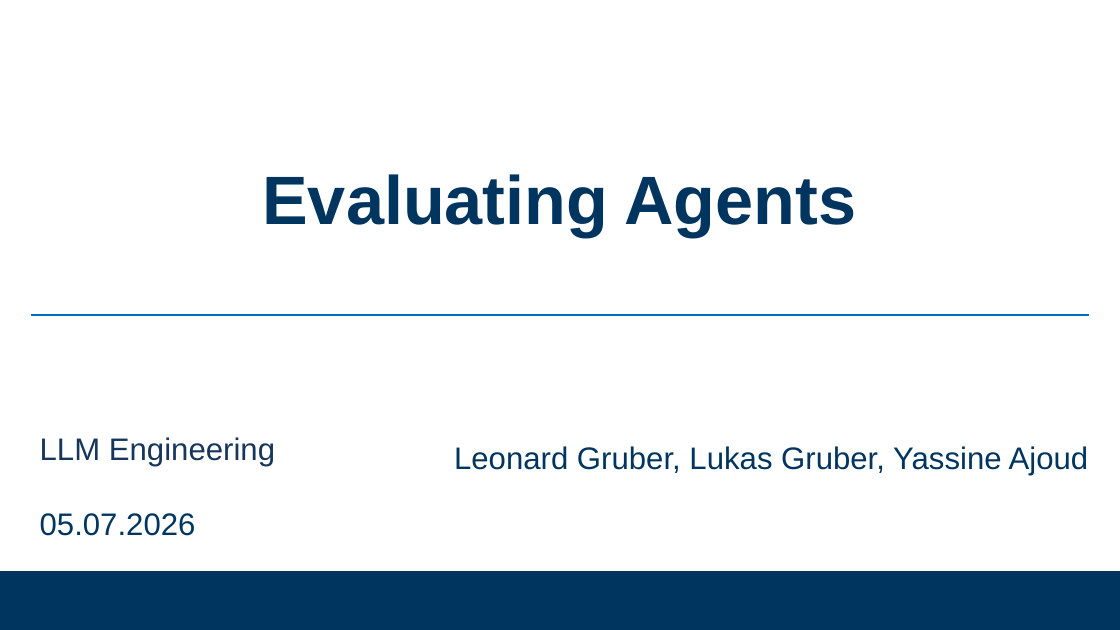
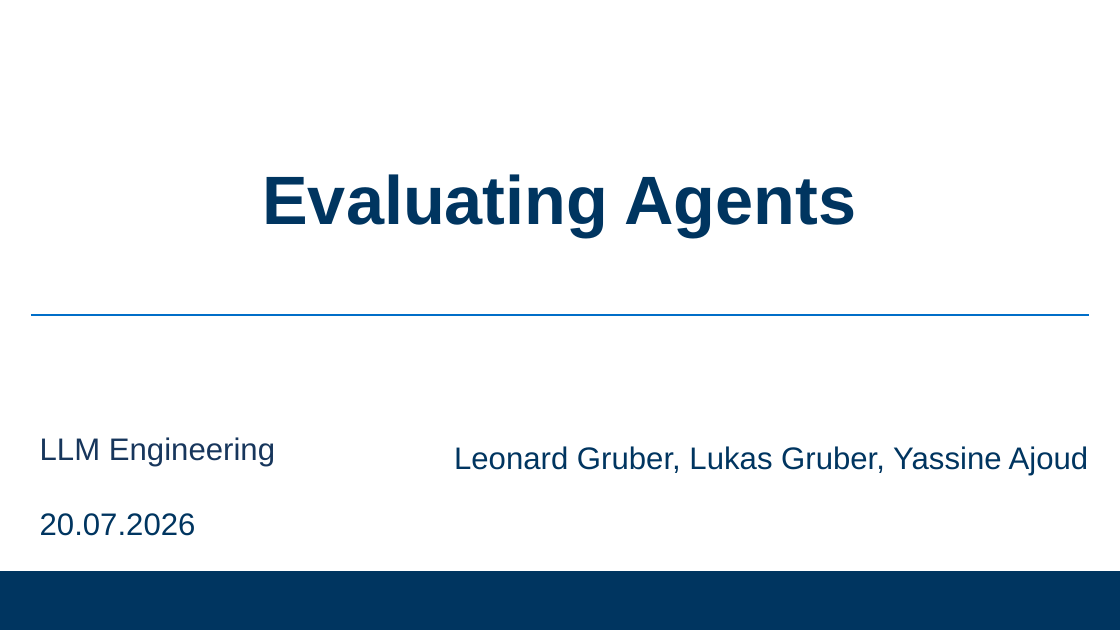
Before and after one commit to jazin7/llm-engineering, a slide deck: slide 1 of LLM_Engineering_Presentation.pptx. Drawn at 1120x630 pixels with LibreOffice and Linux fonts; fonts in the diff are those of the drawing; background and template pictures are left out. Boxes give left, top, right and bottom in pixels: in the first picture for what was removed or moved away, otherwise in the second. Text is boxed around its words. In the diff, an @@ line names an element or a change of style, - is before the commit and + after.

```diff
--- a/LLM_Engineering_Presentation.pptx
+++ b/LLM_Engineering_Presentation.pptx
@@ text at [40, 437, 275, 536]: text changed @@
-    LLM Engineering
-    05.07.2026
+    LLM Engineering
+    20.07.2026
```
Also in this commit, not shown: 2 other slides changed, 3 slides added, 1 slide removed, 3 other files.
